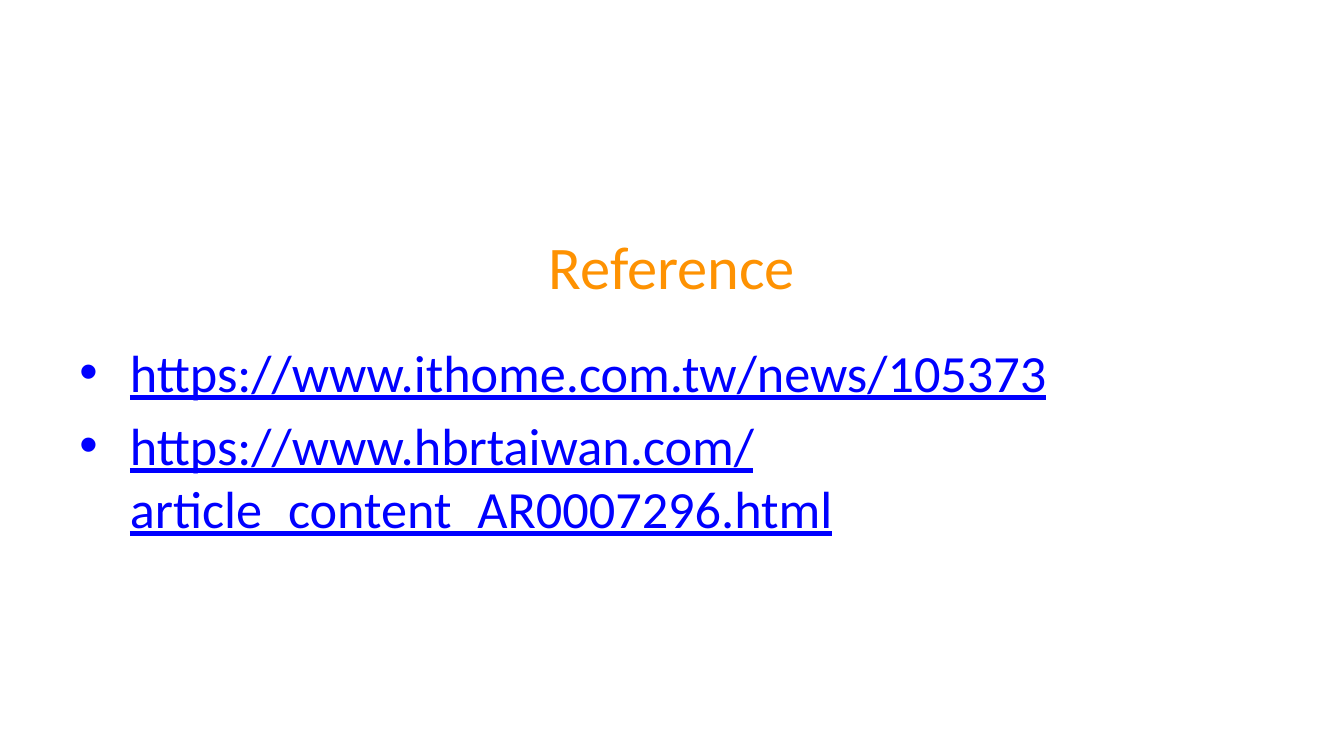
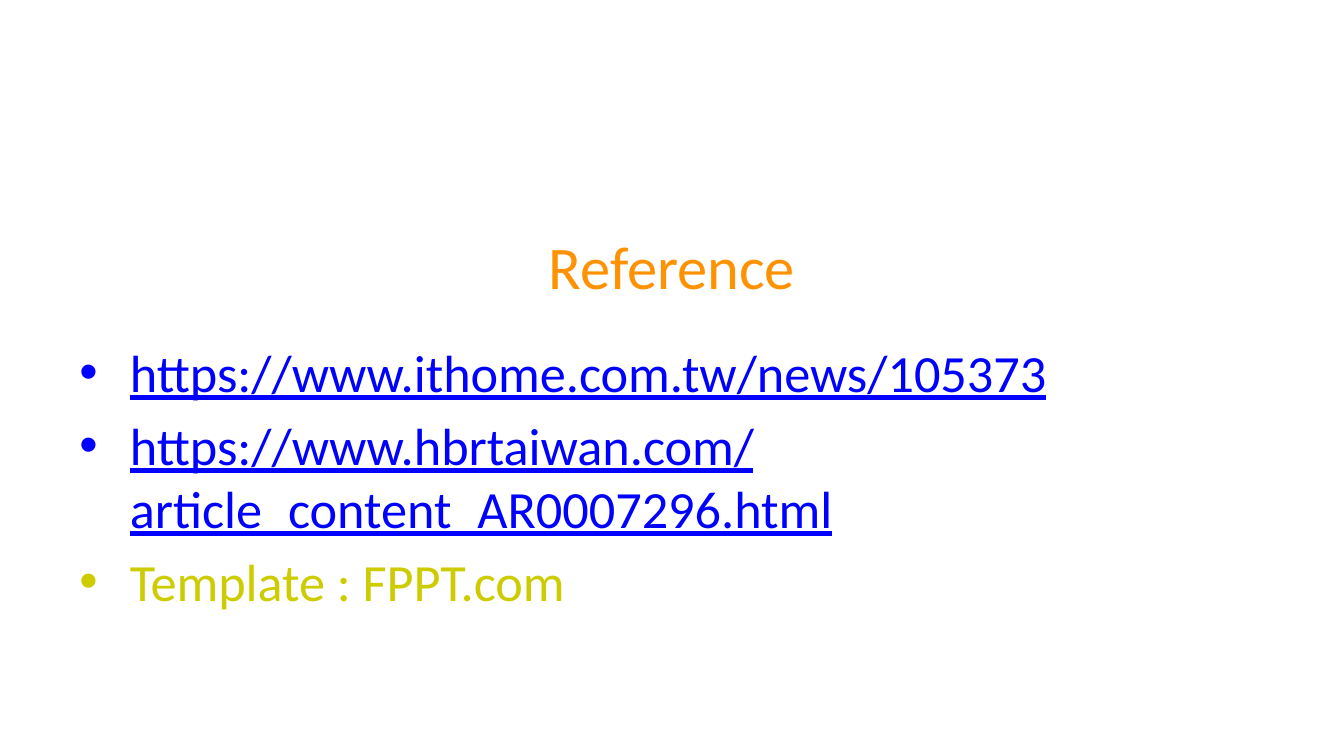
Before and after one commit to LeafLu0315/Presentation, a slide deck: slide 18 of blockchain.pptx (slide 12 before the commit). Drawn at 1344x756 pixels with LibreOffice and Linux fonts; fonts in the diff are those of the drawing; background and template pictures are left out. Boxes give left, top, right and bottom in pixels: in the first picture for what was removed or moved away, otherwise in the second. Text is boxed around its words. In the diff, an @@ line names an element or a change of style, - is before the commit and + after.

```diff
--- a/blockchain.pptx
+++ b/blockchain.pptx
@@ text at bbox=[130, 564, 565, 610]: paragraph added @@
+• Template : FPPT.com
```
Also in this commit, not shown: 5 other slides changed, 6 slides added.
